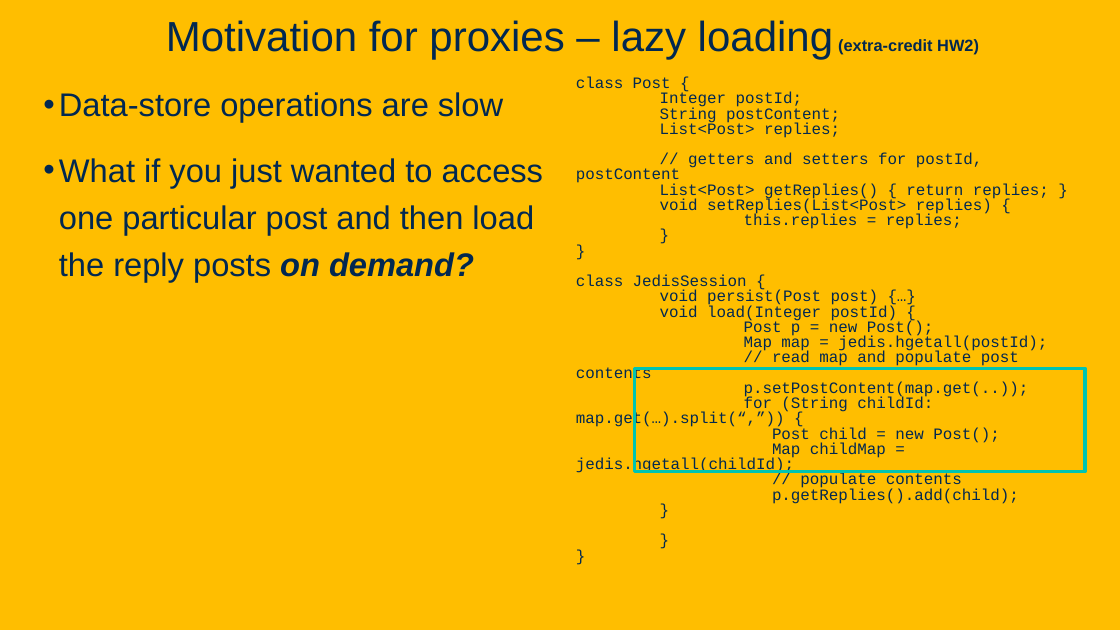
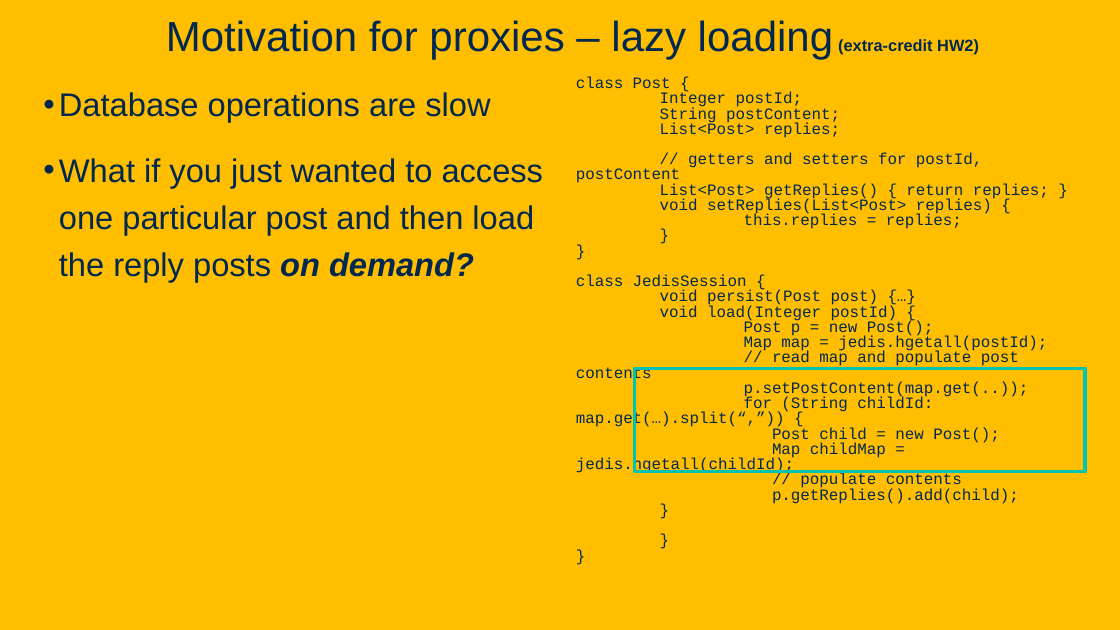
Before and after one commit to davsec-teaching/ECS160-Winter2025, a slide deck: slide 86 of slides/5_annotations_and_reflection.pptx (slide 78 before the commit). Drawn at 1120x630 pixels with LibreOffice and Linux fonts; fonts in the diff are those of the drawing; background and template pictures are left out. Boxes give left, top, right and bottom in pixels: in the first picture for what was removed or moved away, otherwise in the second. Text is boxed around its words. In the diff, an @@ line names an element or a change of style, - is before the commit and + after.

```diff
--- a/slides/5_annotations_and_reflection.pptx
+++ b/slides/5_annotations_and_reflection.pptx
@@ text at bbox=[59, 92, 490, 122]: text changed @@
-• Data-store operations are slow
+• Database operations are slow
```
Also in this commit, not shown: 13 other slides changed, 20 slides added, 3 slides removed.
